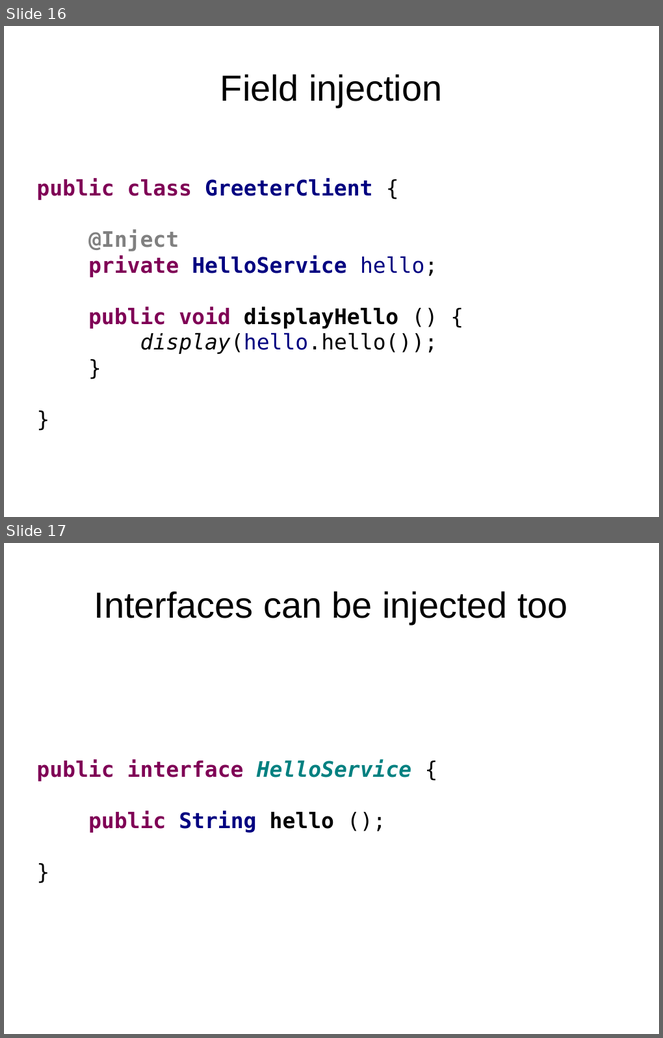
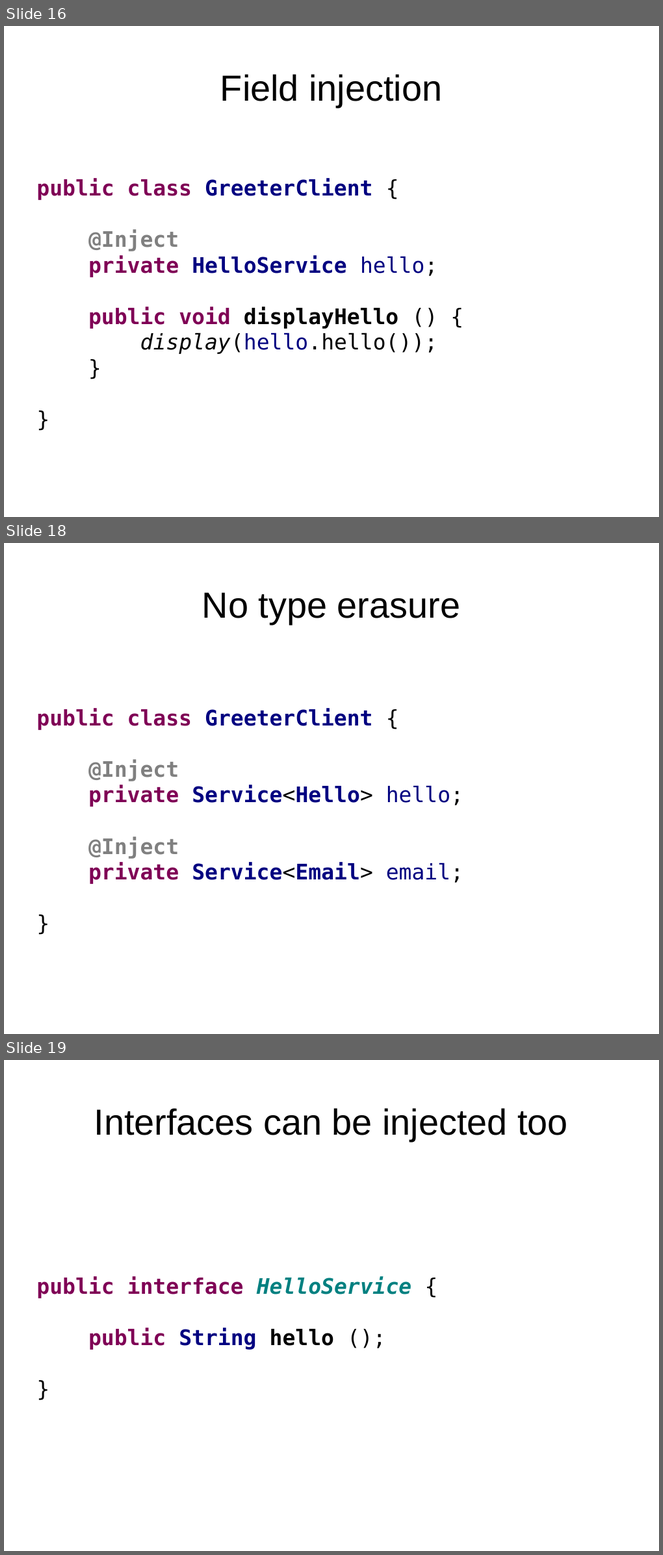
Before and after one commit to FrigoCoder/CDI, a slide deck: CDI.odp. Shown one above the other, each under a label of ours: slides 16 and 17 before the commit, slides 16, 18 and 19 after it; the slides between them are not shown. The pictures are 663x1038 and 663x1555 pixels, drawn with LibreOffice and Linux fonts; fonts in the diff are those of the drawing. Boxes give left, top, right and bottom in pixels: in the first picture for what was removed or moved away, otherwise in the second. Text is boxed around its words. In the diff, an @@ line names an element or a change of style, - is before the commit and + after.

```diff
--- a/CDI.odp
+++ b/CDI.odp
@@ slide 18 added at [4, 543, 659, 1034], background #FFFFFF @@
@@ title added at [202, 592, 460, 624], 44 pt, text #000000 @@
+No type erasure
@@ text added at [36, 708, 464, 884], 26 pt, text #000080, bold @@
+public class GreeterClient {
+@Inject
+private Service<Hello> hello;
+@Inject
+private Service<Email> email;
+}
@@ what was slide 17 is now slide 19 @@
```
Also in this commit, not shown: 1 slide changed, 5 other slides added, 9 other files.
